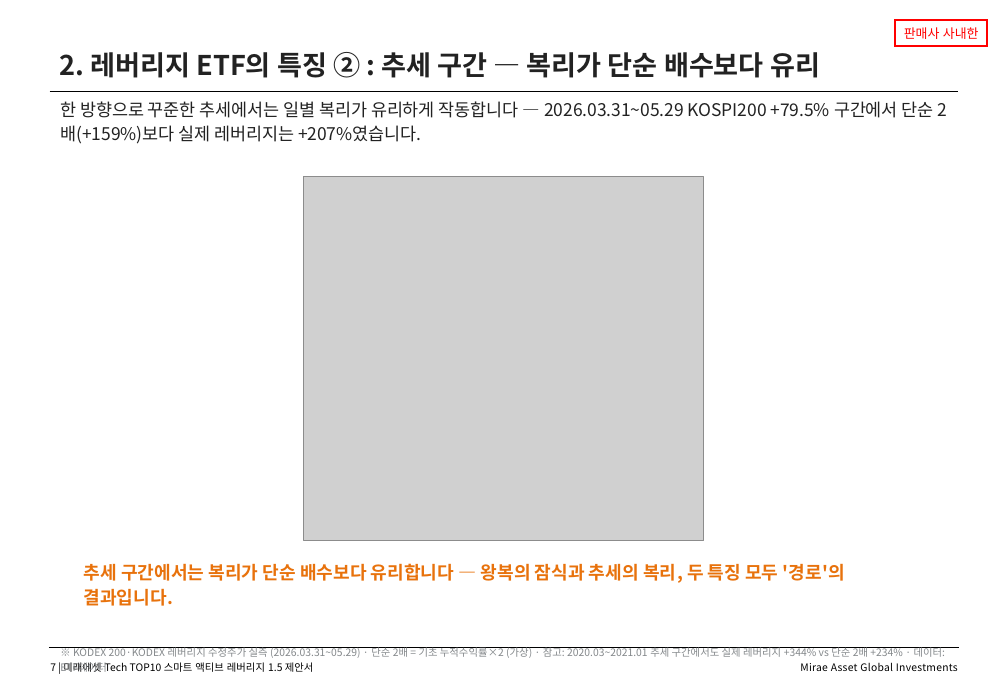
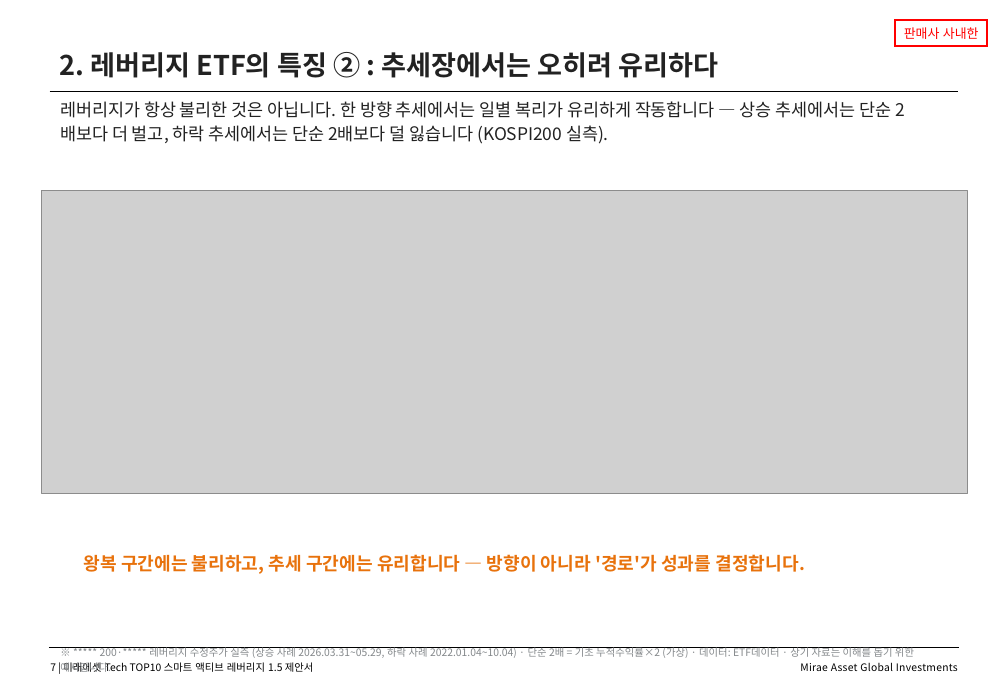
Before and after one commit to gamer383-bit/Volatility-Fund, a slide deck: slide 7 of 제안서/Tech_TOP10_스마트액티브레버리지15_v1_20260812.pptx. Drawn at 1008x698 pixels with LibreOffice and Linux fonts; fonts in the diff are those of the drawing; grey boxes stand for pictures. Boxes give left, top, right and bottom in pixels: in the first picture for what was removed or moved away, otherwise in the second. Text is boxed around its words. In the diff, an @@ line names an element or a change of style, - is before the commit and + after.

```diff
--- a/제안서/Tech_TOP10_스마트액티브레버리지15_v1_20260812.pptx
+++ b/제안서/Tech_TOP10_스마트액티브레버리지15_v1_20260812.pptx
@@ text at [59, 52, 718, 78]: text changed @@
-2. 레버리지 ETF의 특징 ② : 추세 구간 — 복리가 단순 배수보다 유리
+2. 레버리지 ETF의 특징 ② : 추세장에서는 오히려 유리하다
@@ text at [60, 101, 892, 144]: text changed @@
-한 방향으로 꾸준한 추세에서는 일별 복리가 유리하게 작동합니다 — 2026.03.31~05.29 KOSPI200 +79.5% 구간에서 단순 2배(+159%)보다 실제 레버리지는 +207%였습니다.
+레버리지가 항상 불리한 것은 아닙니다. 한 방향 추세에서는 일별 복리가 유리하게 작동합니다 — 상승 추세에서는 단순 2배보다 더 벌고, 하락 추세에서는 단순 2배보다 덜 잃습니다 (KOSPI200 실측).
@@ picture: place and size @@
-picture at [304, 177, 705, 541]
+picture at [42, 191, 968, 493]
@@ text at [84, 554, 804, 574]: text changed @@
-추세 구간에서는 복리가 단순 배수보다 유리합니다 — 왕복의 잠식과 추세의 복리, 두 특징 모두 '경로'의 결과입니다.
+왕복 구간에는 불리하고, 추세 구간에는 유리합니다 — 방향이 아니라 '경로'가 성과를 결정합니다.
@@ text at [60, 647, 914, 672]: text changed @@
-※ KODEX 200·KODEX 레버리지 수정주가 실측 (2026.03.31~05.29) · 단순 2배 = 기초 누적수익률×2 (가상) · 참고: 2020.03~2021.01 추세 구간에서도 실제 레버리지 +344% vs 단순 2배 +234% · 데이터: ETF데이터
+※ ***** 200·***** 레버리지 수정주가 실측 (상승 사례 2026.03.31~05.29, 하락 사례 2022.01.04~10.04) · 단순 2배 = 기초 누적수익률×2 (가상) · 데이터: ETF데이터 · 상기 자료는 이해를 돕기 위한 예시입니다.
```
Also in this commit, not shown: 2 other files.
